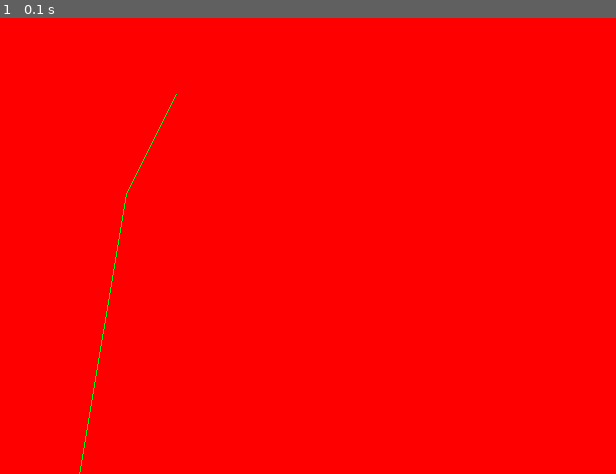
Above: before the commit, frame 1.
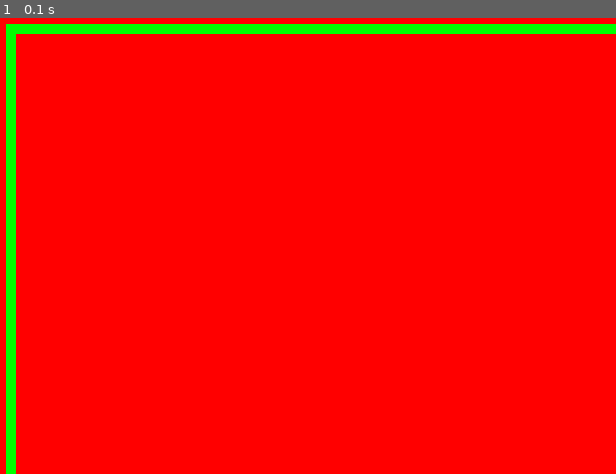
Above: after the commit, the same moment.

Repository: cassioKenji/a-pygame-game
Game: pygame game, started from main.py
Two runs of this game, one before a commit and one after it. Both use one fixed random seed, a clock stepped at 60 frames per second and the inputs below.
Inputs:
- Up to frame 1 (0.1 s): no input

The runs differ from the first frame. In frame 1, 3.9% of the frame differs, in the area x 0-100%, y 1-100%.

Commit message:
change the draw function to use rect :)

Diff:
--- a/main.py
+++ b/main.py
@@ -25,7 +25,7 @@
   # update
 
   # draw
-  pygame.draw.lines(screen, black, False, [(100,500), (150,200), (200,100)], 1)
+  pygame.draw.rect(screen, black, (30,30,width,height), 10)
 
   pygame.display.update()
   fpsClock.tick(fps)
